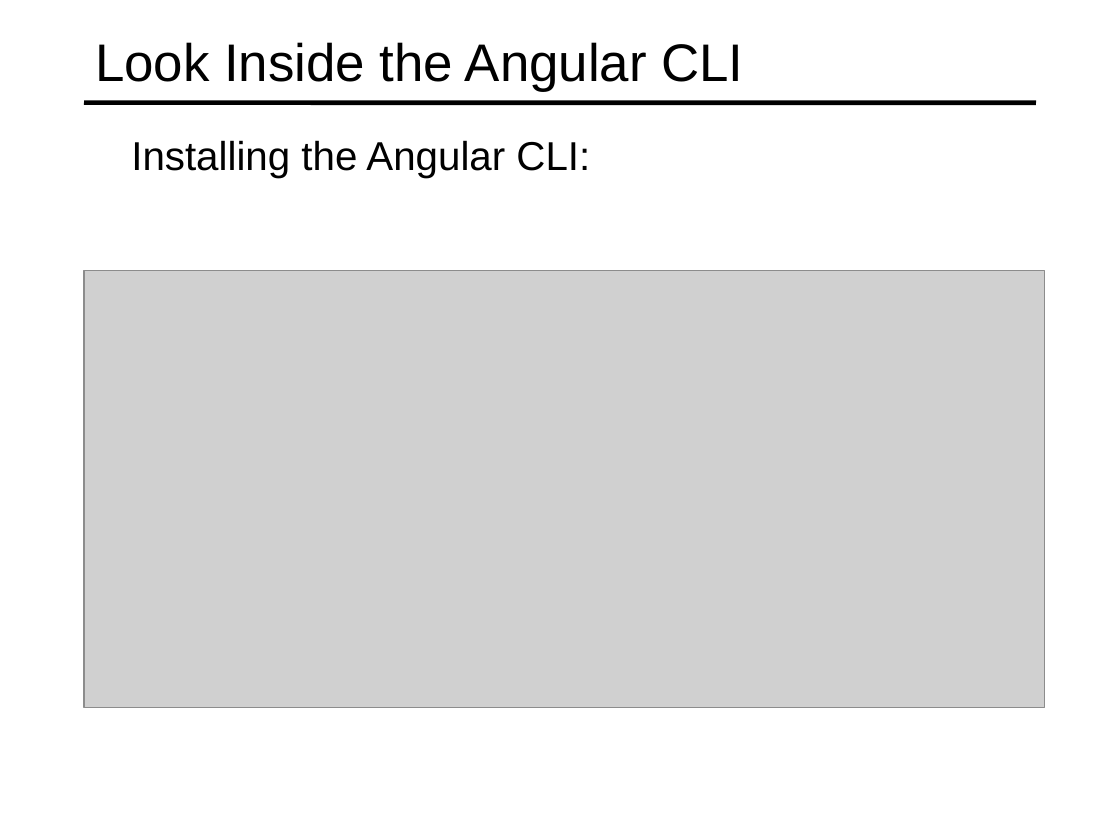
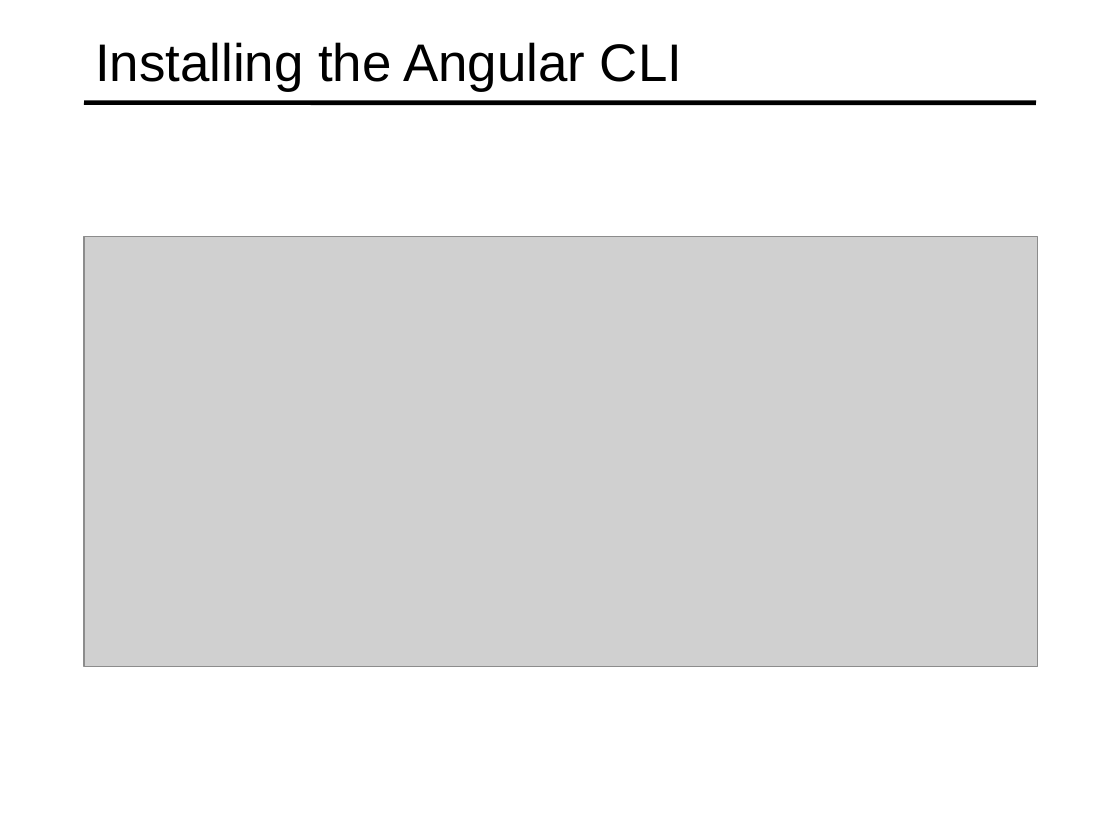
Before and after one commit to specter01wj/Jago_Link_Training, a slide deck: slide 4 of Angular/Angular7/Angular CLI/2.Angular CLI Setup and Verification/L2_Angular CLI Setup and Verification.ppt (slide 6 before the commit). Drawn at 1120x840 pixels with LibreOffice and Linux fonts; fonts in the diff are those of the drawing; grey boxes stand for pictures. Boxes give left, top, right and bottom in pixels: in the first picture for what was removed or moved away, otherwise in the second. Text is boxed around its words. In the diff, an @@ line names an element or a change of style, - is before the commit and + after.

```diff
--- a/Angular/Angular7/Angular CLI/2.Angular CLI Setup and Verification/L2_Angular CLI Setup and Verification.ppt
+++ b/Angular/Angular7/Angular CLI/2.Angular CLI Setup and Verification/L2_Angular CLI Setup and Verification.ppt
@@ title at (95,42,682,92): text changed @@
-Look Inside the Angular CLI
+Installing the Angular CLI
@@ text removed at (131,140,590,178) @@
-  Installing the Angular CLI:
@@ picture: place and size @@
-picture at (84,271,1044,708)
+picture at (84,236,1037,666)
```
Also in this commit, not shown: 3 slides added, 6 slides removed, 4 other files.
